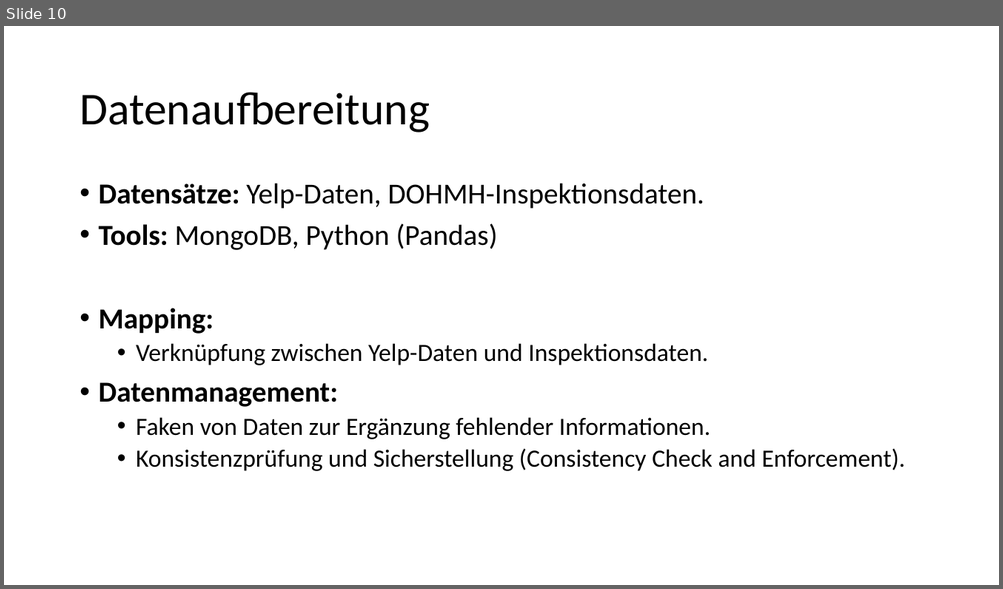
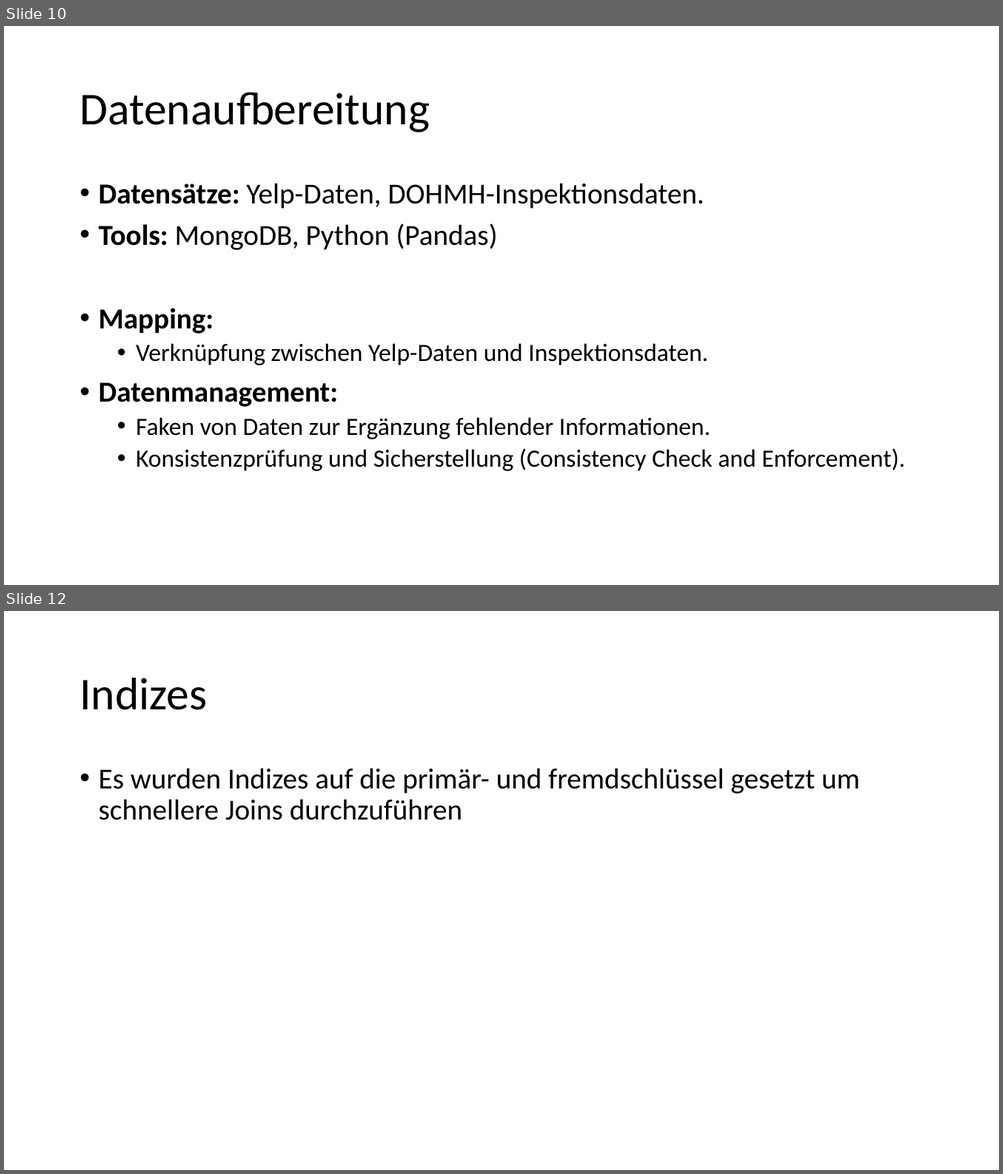
Before and after one commit to DaniVot/DatenbankenPortfolio, a slide deck: abgabe/Datenbanken.pptx. Shown one above the other, each under a label of ours: slide 10 before the commit, slides 10 and 12 after it; the slides between them are not shown. The pictures are 1003x589 and 1003x1174 pixels, drawn with LibreOffice and Linux fonts; fonts in the diff are those of the drawing. Boxes give left, top, right and bottom in pixels: in the first picture for what was removed or moved away, otherwise in the second. Text is boxed around its words. In the diff, an @@ line names an element or a change of style, - is before the commit and + after.

```diff
--- a/abgabe/Datenbanken.pptx
+++ b/abgabe/Datenbanken.pptx
@@ slide 12 added at bbox=[4, 611, 999, 1170], background #FFFFFF @@
@@ title added at bbox=[79, 678, 207, 710], 44 pt, text #000000 @@
+Indizes
@@ text added at bbox=[99, 768, 859, 820], 28 pt, text #000000 @@
+• Es wurden Indizes auf die primär- und fremdschlüssel gesetzt um schnellere Joins durchzuführen
```
Also in this commit, not shown: 1 slide changed, 1 other slide added, 1 other file.
